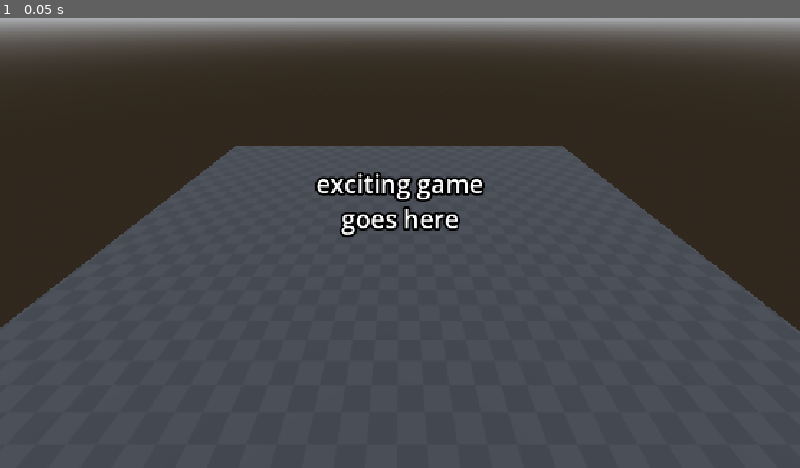
Above: before the commit, frame 1.
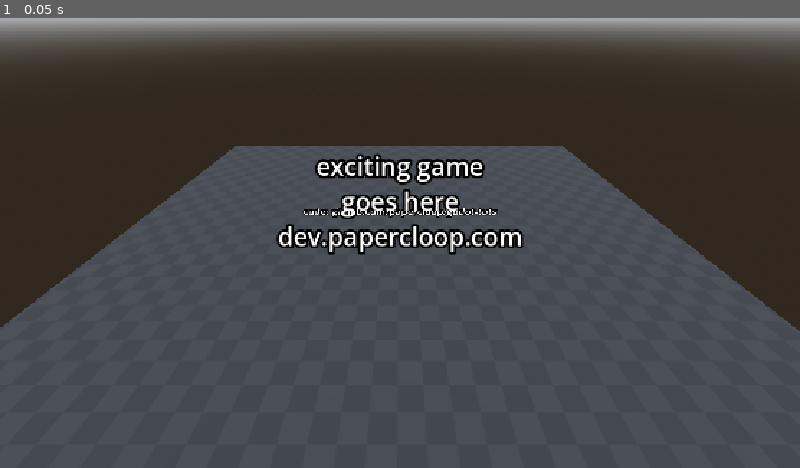
Above: after the commit, the same moment.

Repository: papercloop/godot-tuts
Game: Godot game, scene res://main.tscn
Same seed, same stepped clock (60 frames per second), same inputs: the game is played once before the commit and once after it.
Inputs:
- Up to frame 1 (0.05 s): no input

The runs differ from the first frame. In frame 1, 3.8% of the frame differs, in the area x 34-66%, y 30-53%.

Commit message:
add url to game

Diff:
--- a/main.tscn
+++ b/main.tscn
@@ -40,4 +40,9 @@
 [node name="Label3D" type="Label3D" parent="Node3D" unique_id=1188006304]
 transform = Transform3D(1, 0, 0, 0, 1, 0, 0, 0, 1, 0, 0.26839447, -1.8797455)
 text = "exciting game
-goes here"
+goes here
+dev.papercloop.com"
+
+[node name="Label3D" type="Label3D" parent="." unique_id=102923928]
+transform = Transform3D(1, 0, 0, 0, 1, 0, 0, 0, 1, 0, 0.33420134, 0)
+text = "code: github.com/papercloop/godot-tuts"
Not shown, changed: export_presets.cfg
